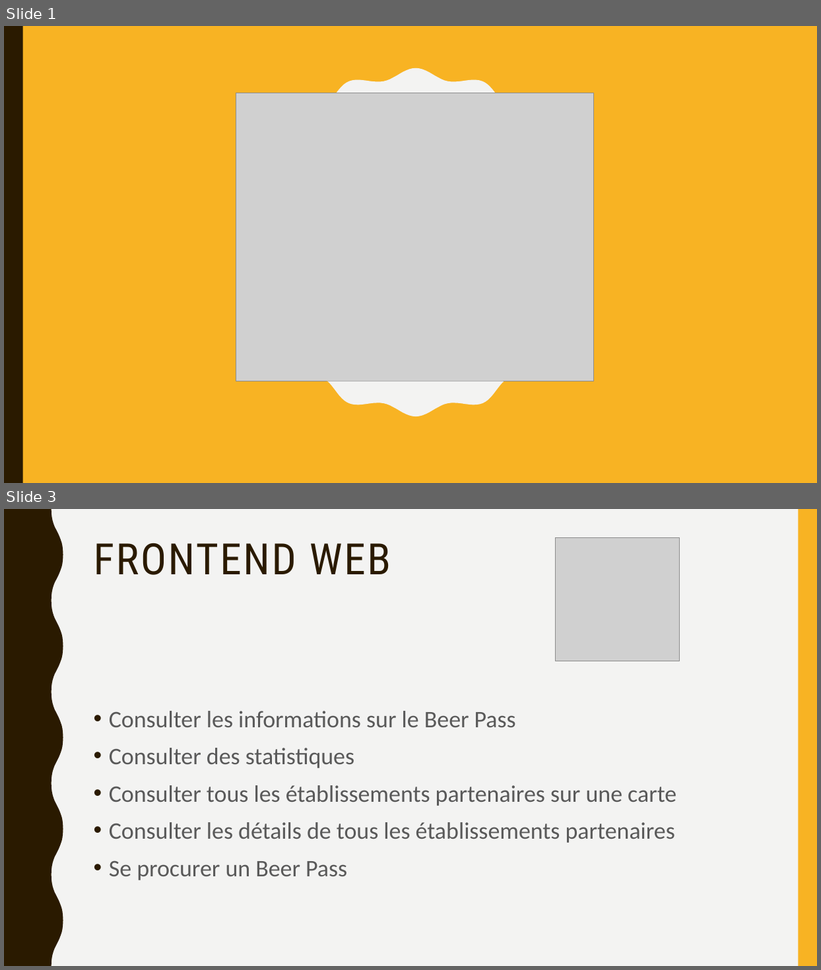
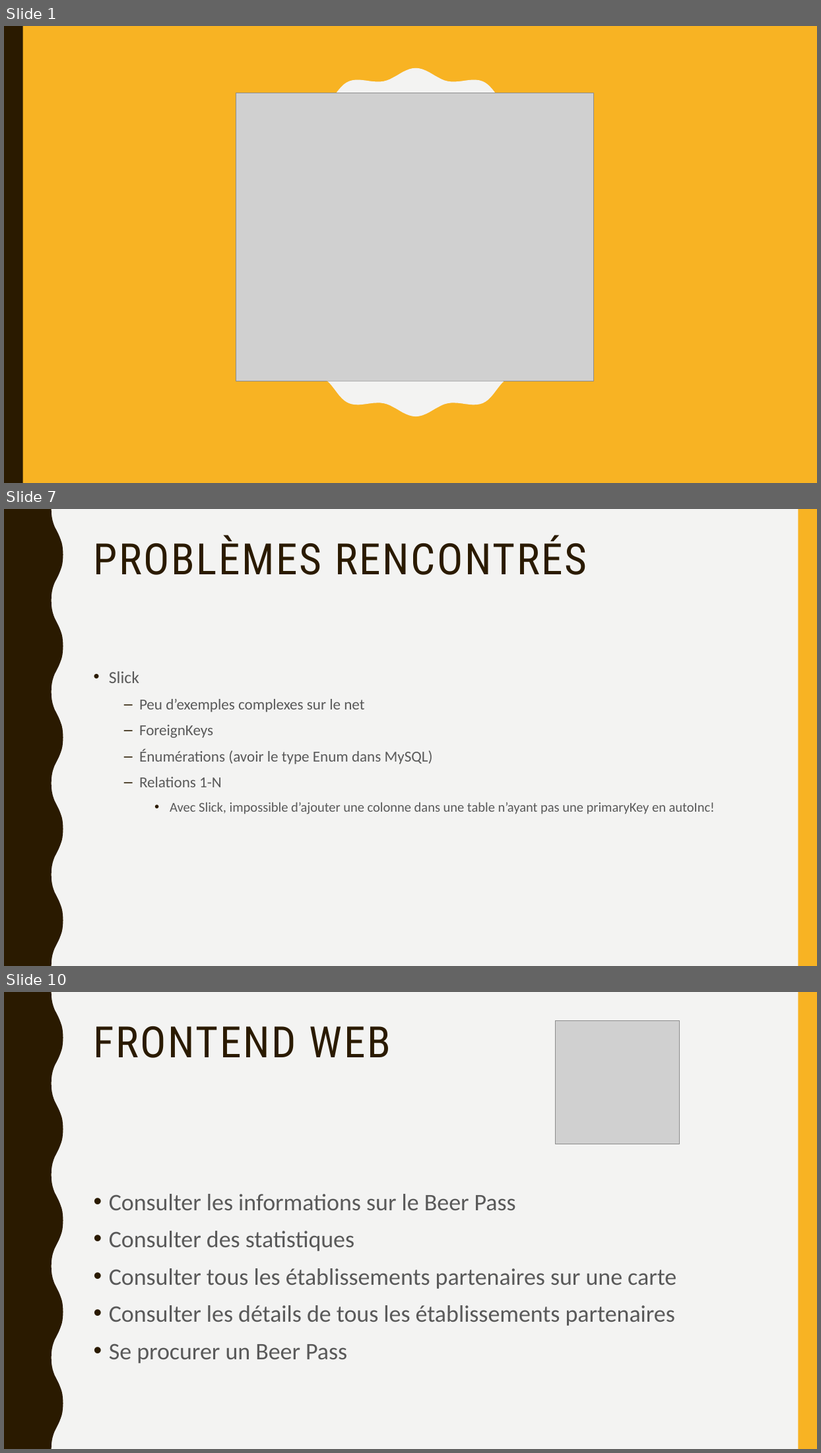
Before and after one commit to Nooka10/ProjetScala, a slide deck: Presentation_BeerPass.pptx. Shown one above the other, each under a label of ours: slides 1 and 3 before the commit, slides 1, 7 and 10 after it; the slides between them are not shown. The pictures are 821x970 and 821x1453 pixels, drawn with LibreOffice and Linux fonts; fonts in the diff are those of the drawing; grey boxes stand for pictures; background and template pictures are left out. Boxes give left, top, right and bottom in pixels: in the first picture for what was removed or moved away, otherwise in the second. Text is boxed around its words. In the diff, an @@ line names an element or a change of style, - is before the commit and + after.

```diff
--- a/Presentation_BeerPass.pptx
+++ b/Presentation_BeerPass.pptx
@@ slide 7 added at (x1=4, y1=509, x2=817, y2=966), background #F3F3F2; not listed: 2 template elements that a slide beside it also shows @@
@@ title added at (x1=94, y1=535, x2=587, y2=575), 51 pt, text #2A1A00 @@
+PROBLÈMES RENCONTRÉS
@@ text added at (x1=109, y1=671, x2=715, y2=815), 18 pt, text #595959 @@
+• Slick
+  – Peu d’exemples complexes sur le net
+  – ForeignKeys
+  – Énumérations (avoir le type Enum dans MySQL)
+  – Relations 1-N
+    • Avec Slick, impossible d’ajouter une colonne dans une table n’ayant pas une primaryKey en autoInc!
@@ what was slide 3 is now slide 10 @@
```
Also in this commit, not shown: 8 other slides added.
